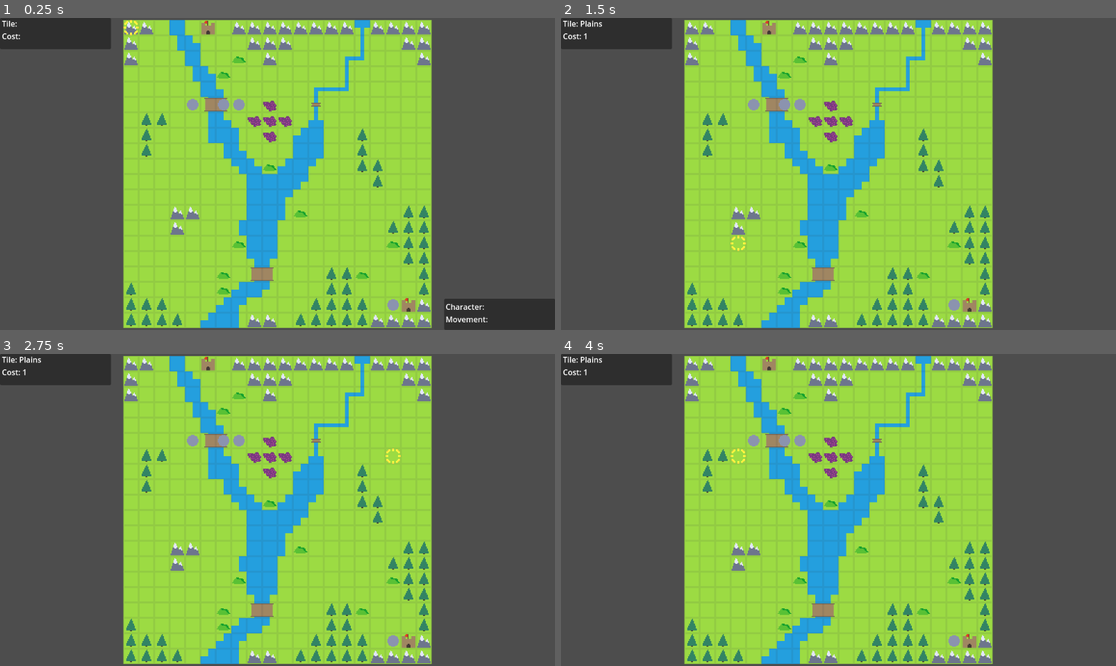
Above: before the commit, frames 1-4 (two rows, left to right).
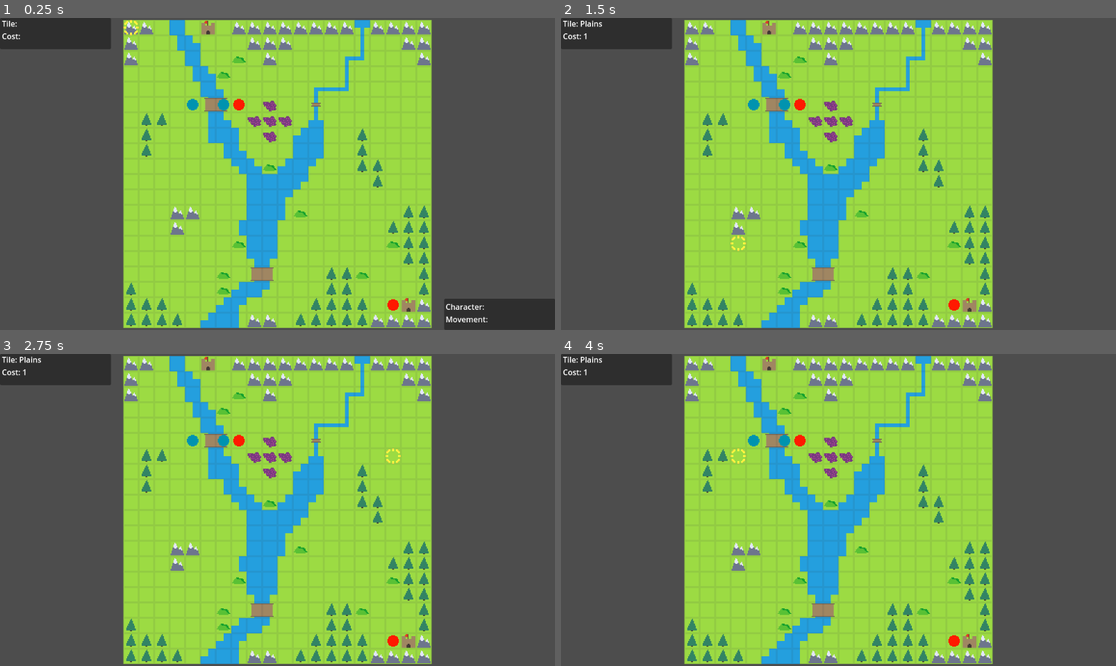
Above: after the commit, the same moments.

Repository: Kibibibit/chickenwarrior
Game: Godot game, scene res://src/scenes/main/main.tscn
Same seed, same stepped clock (60 frames per second), same inputs: the game is played once before the commit and once after it.
Inputs (mouse positions are in pixels of both pictures, inside the frame that each line leads up to):
- Up to frame 1 (0.25 s): no input
- Up to frame 2 (1.5 s): tap Enter (ui_accept) at 0.5, 0.77, 1.25 s; move the mouse to (960, 158) at 0.52 s; hold Right (ui_right) 0.53-1.28 s; click (960, 158) at 0.67 s; move the mouse to (727, 189) at 1.27 s; hold Down (ui_down) from 1.28 s (still down); click (727, 189) at 1.42 s
- Up to frame 3 (2.75 s): tap Enter (ui_accept) at 1.52, 2 s; move the mouse to (333, 441) at 2.02 s; release Down (ui_down) at 2.03 s; hold Right (ui_right) from 2.03 s (still down); click (333, 441) at 2.17 s
- Up to frame 4 (4 s): tap Enter (ui_accept) at 2.75, 3.02, 3.5, 3.77 s; move the mouse to (810, 572) at 2.77 s; release Right (ui_right) at 2.78 s; hold Up (ui_up) 2.78-3.53 s; click (810, 572) at 2.92 s; move the mouse to (1005, 556) at 3.52 s; hold Left (ui_left) from 3.53 s (still down); click (1005, 556) at 3.67 s

The runs differ from the first frame. In frame 1, 0.3% of the frame differs, in the area x 33-72%, y 25-94%; in frame 2, 0.3%; in frame 3, 0.3%; in frame 4, 0.3%.

Commit message:
Fixed some draw order things

Diff:
--- a/assets/unit_shader.gdshader
+++ /dev/null
@@ -1,12 +0,0 @@
-shader_type canvas_item;
-
-uniform bool player;
-
-void fragment() {
-	vec4 color = texture(TEXTURE, UV);
-	if (player) {
-		COLOR.rgba = vec4(0.0, color.g, 1.0, color.a);
-	} else {
-		COLOR.rgba = vec4(1.0, color.g, 0.0, color.a);
-	}
-}
--- /dev/null
+++ b/resources/materials/unit_shader/unit_shader.gdshader
@@ -0,0 +1,27 @@
+shader_type canvas_item;
+
+uniform int player;
+uniform bool moved = false;
+
+void fragment() {
+	vec4 color = texture(TEXTURE, UV);
+	float player_f;
+	float red = 0.0;
+	float green = color.g;
+	float blue = 0.0;
+	if (player == 0) {
+		red = 0.0;
+		blue = color.b;
+	} else if (player == 1) {
+		red = 1.0;
+		blue = 0.0;
+		green = 0.1;
+	} else {
+		red = 0.0;
+		blue = 0.1;
+		green = 0.8;
+	}
+
+	COLOR.rgba = vec4(red, green, blue, color.a);
+
+}
--- a/assets/unit_shader_material.tres
+++ b/resources/materials/unit_shader/unit_shader_material.tres
@@ -1,6 +1,6 @@
 [gd_resource type="ShaderMaterial" load_steps=2 format=3 uid="uid://dm3ji6hjg4ot"]
 
-[ext_resource type="Shader" path="res://assets/unit_shader.gdshader" id="1_2m50t"]
+[ext_resource type="Shader" path="res://resources/materials/unit_shader/unit_shader.gdshader" id="1_2m50t"]
 
 [resource]
 shader = ExtResource("1_2m50t")
--- a/src/prefabs/battle_prefabs/cursor/cursor.gd
+++ b/src/prefabs/battle_prefabs/cursor/cursor.gd
@@ -3,6 +3,7 @@
 
 const SELECT: int = 0
 const DESELECT: int = 1
+const CURSOR_SPEED: int = 350
 
 signal cursor_moved(tile: Vector2i)
 signal cursor_action(action_type: int)
@@ -24,13 +25,13 @@
 	if (event is InputEventMouseMotion):
 		var vector: Vector2i = _floor_position(get_global_mouse_position())
 		_update_mouse_used(true)
-		_update_position(vector)
+		_update_position(vector, true)
 
 	for action in _input_dictionary:
 		var direction: Vector2i = _input_dictionary[action]
 		if (Input.is_action_pressed(action)):
 			_update_mouse_used(false)
-			_update_position(tile+direction)
+			_update_position(tile+direction, false)
 			break
 
 	var clicked: int = -1
@@ -46,11 +47,12 @@
 	elif (Input.is_action_just_pressed("ui_text_backspace") or clicked == DESELECT):
 		cursor_action.emit(DESELECT)
 
-func _update_position(new_tile: Vector2i):
+func _update_position(new_tile: Vector2i, used_mouse: bool):
 	if (map_rect.has_point(new_tile)):
 		if (new_tile != tile):
 			tile = new_tile
-			position = tile*Map.TILE_SIZE
+			if (used_mouse):
+				position = new_tile*Map.TILE_SIZE
 			cursor_moved.emit(tile)
 
 func _floor_position(vector: Vector2) -> Vector2i:
@@ -63,3 +65,7 @@
 		Input.mouse_mode = Input.MOUSE_MODE_VISIBLE
 	else:
 		Input.mouse_mode = Input.MOUSE_MODE_HIDDEN
+
+func _process(delta: float) -> void:
+	position.x = move_toward(position.x, tile.x * Map.TILE_SIZE, delta*CURSOR_SPEED)
+	position.y = move_toward(position.y, tile.y * Map.TILE_SIZE, delta*CURSOR_SPEED)
--- a/src/prefabs/battle_prefabs/unit/unit.gd
+++ b/src/prefabs/battle_prefabs/unit/unit.gd
@@ -8,7 +8,7 @@
 const TEAM_ALLY: int = 2
 
 @export var character: Character: set = _set_character
-@export_enum("Player", "Enemy", "Ally") var team: int
+@export_enum("Player", "Enemy", "Ally") var team: int: set = _set_team
 @export var tile: Vector2i: set = _set_tile
 @export var inventory: Array[Item]
 @export var hp: int = 0
@@ -23,6 +23,14 @@
 	if (Engine.is_editor_hint()):
 		position = tile*Map.TILE_SIZE
 
+func _set_team(p_team: int) -> void:
+	team = p_team
+	material.set_shader_parameter("player", p_team)
+
+func _ready() -> void:
+	material = preload("res://resources/materials/unit_shader/unit_shader_material.tres").duplicate()
+	material.set_shader_parameter("player", team)
+
 func get_unit_type() -> StringName:
 	return UnitTypes.INFANTRY
 
--- a/src/prefabs/battle_prefabs/unit/unit.tscn
+++ b/src/prefabs/battle_prefabs/unit/unit.tscn
@@ -1,10 +1,12 @@
-[gd_scene load_steps=3 format=3 uid="uid://o0io22x7hv0"]
+[gd_scene load_steps=4 format=3 uid="uid://o0io22x7hv0"]
 
 [ext_resource type="Texture2D" uid="uid://dgt4k2yv5er6u" path="res://assets/unit.png" id="1_2ut52"]
+[ext_resource type="Material" uid="uid://dm3ji6hjg4ot" path="res://resources/materials/unit_shader/unit_shader_material.tres" id="1_67eve"]
 [ext_resource type="Script" path="res://src/prefabs/battle_prefabs/unit/unit.gd" id="2_2len0"]
 
 [node name="Unit" type="Sprite2D"]
 texture_filter = 1
+material = ExtResource("1_67eve")
 texture = ExtResource("1_2ut52")
 centered = false
 script = ExtResource("2_2len0")
--- a/src/prefabs/maps/test_map/test_map.tscn
+++ b/src/prefabs/maps/test_map/test_map.tscn
@@ -1,15 +1,36 @@
-[gd_scene load_steps=11 format=3 uid="uid://b8qe7ek7xcaq5"]
+[gd_scene load_steps=16 format=3 uid="uid://b8qe7ek7xcaq5"]
 
 [ext_resource type="TileSet" uid="uid://dxvy85xtp5bhc" path="res://resources/tilesets/test_map_tileset.tres" id="1_ne74p"]
 [ext_resource type="Script" path="res://src/prefabs/maps/map.gd" id="2_h3isd"]
 [ext_resource type="PackedScene" uid="uid://o0io22x7hv0" path="res://src/prefabs/battle_prefabs/unit/unit.tscn" id="2_je2jo"]
 [ext_resource type="Resource" uid="uid://cuknc7mc3uewy" path="res://resources/characters/player/test_steve.tres" id="3_a0t6i"]
+[ext_resource type="Shader" path="res://resources/materials/unit_shader/unit_shader.gdshader" id="4_84i1k"]
 [ext_resource type="Resource" uid="uid://b7kw2prkn2w8b" path="res://resources/items/weapons/iron_sword.tres" id="5_rkdrk"]
 [ext_resource type="Resource" uid="uid://ow13aatsj02g" path="res://resources/items/vulnerary.tres" id="6_m477u"]
 [ext_resource type="Resource" uid="uid://dg4m15bcawron" path="res://resources/characters/enemy/test_bob.tres" id="7_x2vwp"]
 [ext_resource type="Resource" uid="uid://bitdfqkohrmcj" path="res://resources/items/weapons/iron_bow.tres" id="8_5ka5x"]
 [ext_resource type="Resource" uid="uid://de2cga6x2e5cr" path="res://resources/characters/player/test_alice.tres" id="9_h38tm"]
 [ext_resource type="Resource" uid="uid://wsm0q68n174f" path="res://resources/characters/enemy/test_lisa.tres" id="10_cg0gy"]
+
+[sub_resource type="ShaderMaterial" id="ShaderMaterial_p1d8f"]
+shader = ExtResource("4_84i1k")
+shader_parameter/player = 0
+shader_parameter/moved = false
+
+[sub_resource type="ShaderMaterial" id="ShaderMaterial_slqm8"]
+shader = ExtResource("4_84i1k")
+shader_parameter/player = 1
+shader_parameter/moved = false
+
+[sub_resource type="ShaderMaterial" id="ShaderMaterial_h4lac"]
+shader = ExtResource("4_84i1k")
+shader_parameter/player = 0
+shader_parameter/moved = false
+
+[sub_resource type="ShaderMaterial" id="ShaderMaterial_ed8n0"]
+shader = ExtResource("4_84i1k")
+shader_parameter/player = 1
+shader_parameter/moved = false
 
 [node name="Map" type="TileMap"]
 z_index = -1
@@ -20,8 +41,10 @@
 script = ExtResource("2_h3isd")
 
 [node name="Units" type="Node2D" parent="."]
+z_index = 10
 
 [node name="TestSteve" parent="Units" instance=ExtResource("2_je2jo")]
+material = SubResource("ShaderMaterial_p1d8f")
 position = Vector2(64, 80)
 character = ExtResource("3_a0t6i")
 tile = Vector2i(4, 5)
@@ -29,6 +52,7 @@
 hp = 19
 
 [node name="TestBob" parent="Units" instance=ExtResource("2_je2jo")]
+material = SubResource("ShaderMaterial_slqm8")
 position = Vector2(272, 288)
 character = ExtResource("7_x2vwp")
 team = 1
@@ -37,12 +61,14 @@
 hp = 10
 
 [node name="TestAlice" parent="Units" instance=ExtResource("2_je2jo")]
+material = SubResource("ShaderMaterial_h4lac")
 position = Vector2(96, 80)
 character = ExtResource("9_h38tm")
 tile = Vector2i(6, 5)
 hp = 4
 
 [node name="TestLisa" parent="Units" instance=ExtResource("2_je2jo")]
+material = SubResource("ShaderMaterial_ed8n0")
 position = Vector2(112, 80)
 character = ExtResource("10_cg0gy")
 team = 1
